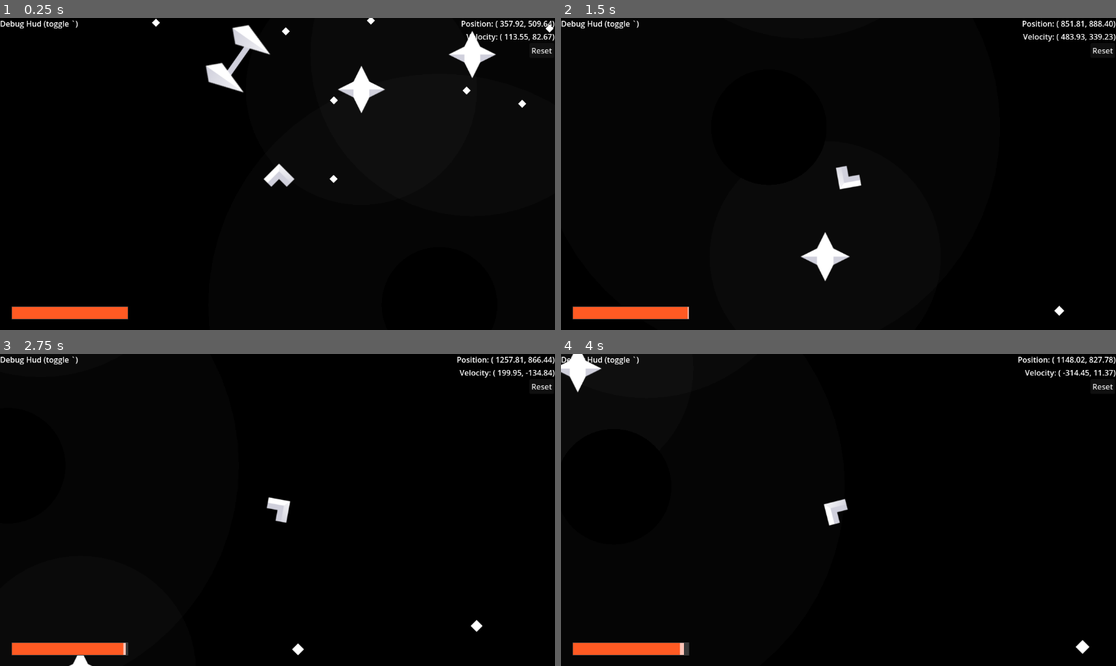
Above: before the commit, frames 1-4 (two rows, left to right).
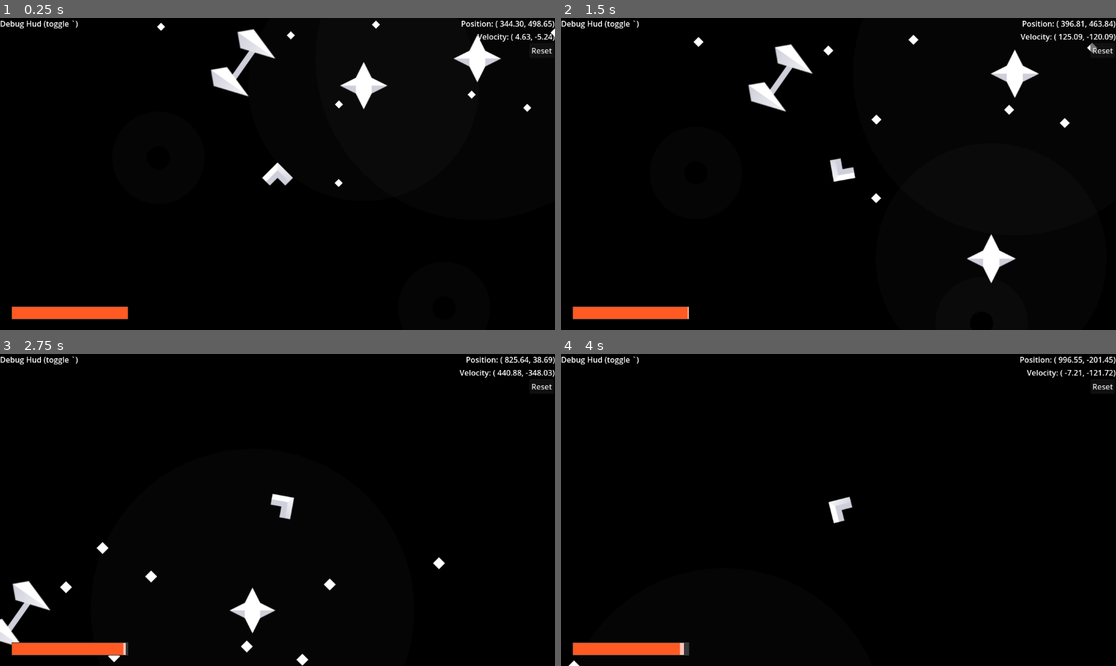
Above: after the commit, the same moments.

Repository: SpaceDemonMars/Spaceship-Slinger
Game: Godot game, scene res://Scenes/dev_testing.tscn
Two runs of this game, one before a commit and one after it. Both use one fixed random seed, a clock stepped at 60 frames per second and the inputs below.
Inputs:
- Up to frame 1 (0.25 s): no input
- Up to frame 2 (1.5 s): hold Right (Right) 0.53-1.28 s; hold Down (ThrustBackwards) from 1.28 s (still down)
- Up to frame 3 (2.75 s): release Down (ThrustBackwards) at 2.03 s; hold Right (Right) from 2.03 s (still down)
- Up to frame 4 (4 s): release Right (Right) at 2.78 s; hold Down (ThrustBackwards) 2.78-3.53 s; hold Left (Left) from 3.53 s (still down)

The runs differ from the first frame. In frame 1, 2.1% of the frame differs, in the area x 27-100%, y 0-55%; in frame 2, 3.2%, in the area x 23-100%, y 0-96%; in frame 3, 2.2%; in frame 4, 1.1%.

Commit message:
Blackhole Functionality

Diff:
--- a/starship-slinger/Objects/obj_blackhole.tscn
+++ b/starship-slinger/Objects/obj_blackhole.tscn
@@ -45,3 +45,9 @@
 [node name="GravityCollision" type="CollisionShape2D" parent="GravityArea"]
 visible = false
 shape = SubResource("CircleShape2D_y3xbk")
+
+[node name="Timer" type="Timer" parent="."]
+one_shot = true
+
+[connection signal="area_entered" from="." to="." method="_on_area_entered"]
+[connection signal="timeout" from="Timer" to="." method="_on_timer_timeout"]
--- a/starship-slinger/Scenes/dev_testing.tscn
+++ b/starship-slinger/Scenes/dev_testing.tscn
@@ -37,7 +37,16 @@
 position = Vector2(273, 271)
 rotation = -4.099778
 
-[node name="ObjBlackhole" parent="." instance=ExtResource("7_agppa")]
-position = Vector2(691, 779)
+[node name="ObjBlackhole" parent="." node_paths=PackedStringArray("sibling") instance=ExtResource("7_agppa")]
+position = Vector2(690, 777)
 gravityStr = 10.0
-wellSize = 5.0
+wellSize = 1.0
+colorKey = 1
+sibling = NodePath("../ObjBlackhole2")
+
+[node name="ObjBlackhole2" parent="." node_paths=PackedStringArray("sibling") instance=ExtResource("7_agppa")]
+position = Vector2(97, 465)
+gravityStr = 10.0
+wellSize = 1.0
+colorKey = 1
+sibling = NodePath("../ObjBlackhole")
--- a/starship-slinger/Scripts/blackhole_logic.gd
+++ b/starship-slinger/Scripts/blackhole_logic.gd
@@ -2,12 +2,38 @@
 
 @export var gravityStr: float = 1
 @export var wellSize : float = 1
+@export var colorKey : int = 0
+@export var sibling : Node2D
+var canTransport := true
 
 var col = Color(Color.WHITE, .02)
 
 func _ready() -> void:
+	if sibling == null:
+		print("Missing Sibling!!")
 	$GravityArea.scale = Vector2(wellSize,wellSize)
+	match colorKey:
+		1:
+			$"GravityArea/GPUParticles2D".process_material.color = Color.BLUE
+		2:
+			$"GravityArea/GPUParticles2D".process_material.color = Color.RED
+		_:
+			pass
 
 func _draw() -> void:
 	draw_circle(Vector2.ZERO, 96 * wellSize, col)
 	draw_circle(Vector2.ZERO, 48 * (.5 * wellSize), Color.BLACK)
+
+
+func _on_area_entered(area: Area2D) -> void:
+	var obj = area.get_parent()
+	if obj.name == "ObjPlayer" and canTransport:
+		obj.position = sibling.position
+		obj.velocity *= 1.5
+		sibling.canTransport = false
+		self.canTransport = false
+		$Timer.start()
+		sibling.get_node("Timer").start()
+
+func _on_timer_timeout() -> void:
+	canTransport = true
